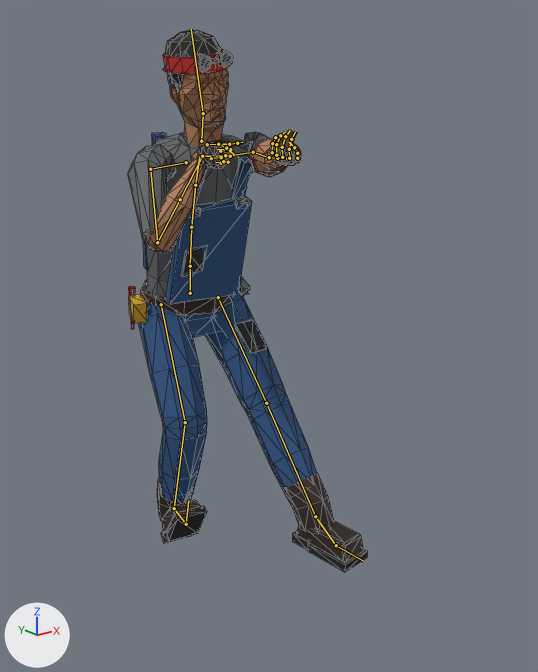
Renders of the glTF model output/survivors/unarmed/rico_male_unarmed.glb from each side of a commit.
Rendered twice from a 50 mm lens placed at (-1.362, -1.763, 1.564), pointed at (-0.041, -0.112, 0.904). Every picture has the same lights, and +X, +Y and +Z are marked at lower left. The picture after the commit comes second. Both versions are drawn at frame 0 of the action 'Rifle_Crouch_Aim'; the numbers are the values there. The bones that change, and the others that lie on the model, are drawn over the model as lines. Mesh edges are drawn as thin lines.

Objects in the first picture: 'Rico_Male_Body'.
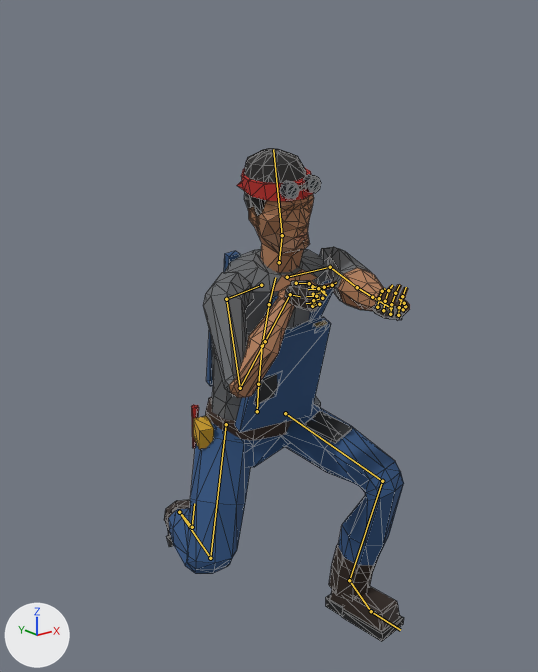
Location of each change, (x1, y1, x2, y2) in pixels of the pictures (538 x 672 px):
'Rico_Male_Body', posed (9% shorter): before (128, 30, 367, 572); after (164, 149, 410, 642)
bone 'mixamorig:Hips', root to tip: before (190, 293) to (190, 266); after (257, 411) to (258, 384)
bone 'mixamorig:LeftUpLeg', root to tip: before (218, 297) to (266, 403); after (285, 413) to (382, 481)
bone 'mixamorig:LeftLeg', root to tip: before (266, 403) to (315, 516); after (382, 481) to (349, 580)
bone 'mixamorig:LeftFoot', root to tip: before (315, 516) to (336, 545); after (349, 580) to (371, 611)
bone 'mixamorig:RightUpLeg', root to tip: before (161, 304) to (185, 422); after (226, 424) to (210, 558)
bone 'mixamorig:RightLeg', root to tip: before (185, 422) to (174, 508); after (210, 558) to (179, 512)
bone 'mixamorig:RightFoot', root to tip: before (174, 508) to (186, 524); after (179, 512) to (192, 527)

The edits, one by one:
Bone 'mixamorig:Hips' (bone_mixamorig_hips) moves from (0.0, 0.0, -0.378) to (0.0, -0.337, -0.017).
Bone 'mixamorig:LeftUpLeg' (bone_mixamorig_leftupleg) turns from (51, -16, -2) to (81, -19, 19) degrees about its own x, y and z.
Bone 'mixamorig:LeftLeg' (bone_mixamorig_leftleg) turns from (2, 0, 0) to (-85, -23, -8) degrees about its own x, y and z.
Bone 'mixamorig:LeftFoot' (bone_mixamorig_leftfoot) turns from (-41, -1, 6) to (11, -3, 6) degrees about its own x, y and z.
Bone 'mixamorig:RightUpLeg' (bone_mixamorig_rightupleg) turns from (42, -14, -11) to (34, -10, -26) degrees about its own x, y and z.
Bone 'mixamorig:RightLeg' (bone_mixamorig_rightleg) turns from (-42, 4, 8) to (-71, 13, 86) degrees about its own x, y and z.
Bone 'mixamorig:RightFoot' (bone_mixamorig_rightfoot) turns from (50, 6, -8) to (95, 22, -62) degrees about its own x, y and z.
